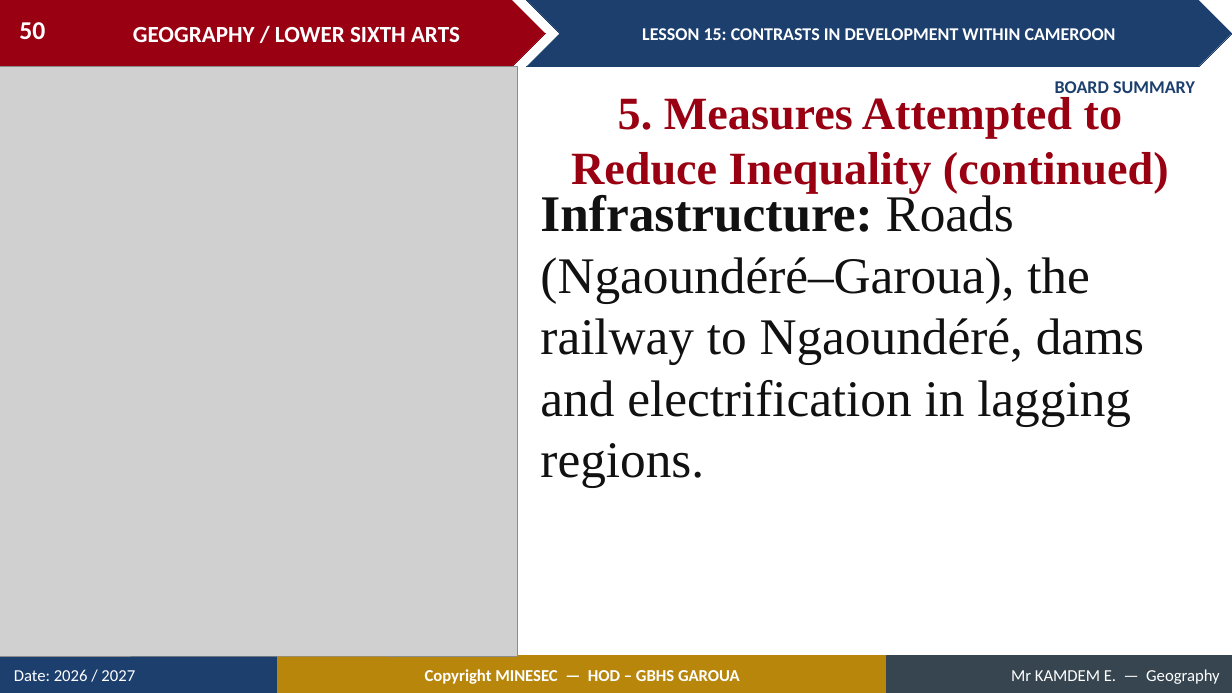
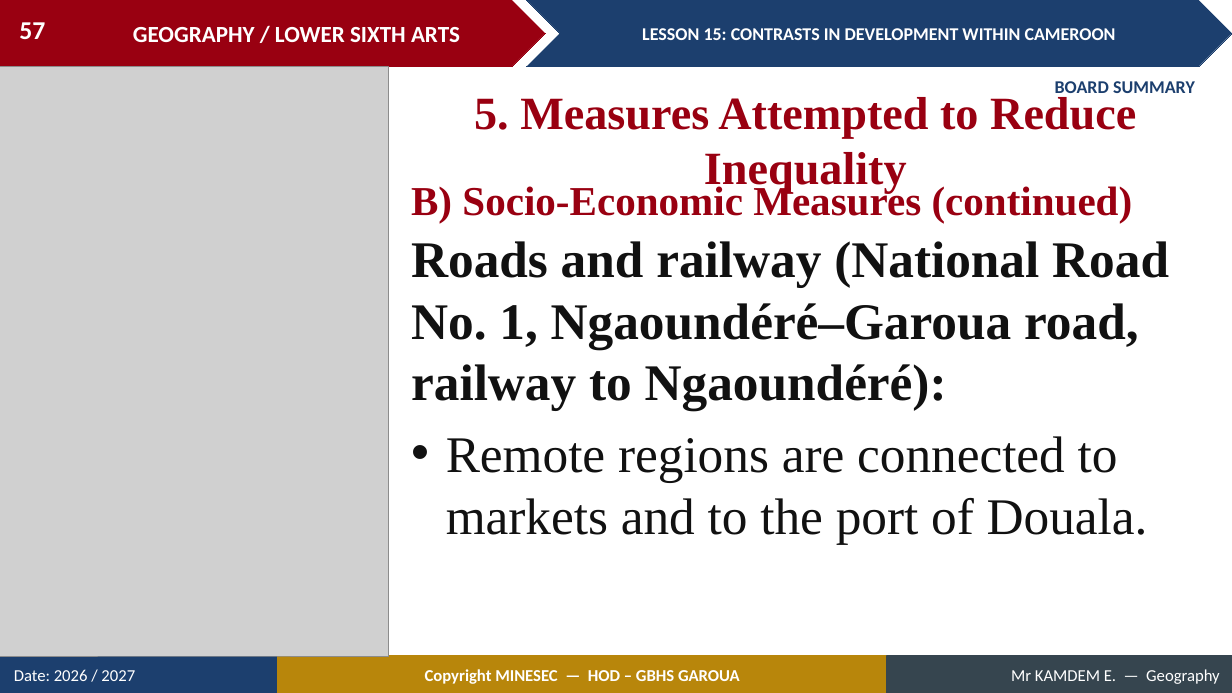
Before and after one commit to Berthautk/linea-github, a slide deck: slide 57 of lecons/LSA/Geography of Cameroon/15_LSA_CAM_L15_Contrasts_in_Development_within_Cameroon.pptx (slide 50 before the commit). Drawn at 1232x693 pixels with LibreOffice and Linux fonts; fonts in the diff are those of the drawing; grey boxes stand for pictures. Boxes give left, top, right and bottom in pixels: in the first picture for what was removed or moved away, otherwise in the second. Text is boxed around its words. In the diff, an @@ line names an element or a change of style, - is before the commit and + after.

```diff
--- a/lecons/LSA/Geography of Cameroon/15_LSA_CAM_L15_Contrasts_in_Development_within_Cameroon.pptx
+++ b/lecons/LSA/Geography of Cameroon/15_LSA_CAM_L15_Contrasts_in_Development_within_Cameroon.pptx
@@ page number at box(19, 22, 45, 39): text changed @@
-50
+57
@@ picture: place and size @@
-picture at box(0, 67, 518, 656)
+picture at box(0, 67, 388, 656)
@@ text at box(474, 97, 1136, 194): text changed @@
-5. Measures Attempted to Reduce Inequality (continued)
+5. Measures Attempted to Reduce Inequality
@@ text added at box(411, 182, 1133, 222), 32 pt, text #990011, bold @@
+B) Socio-Economic Measures (continued)
@@ text at box(411, 241, 1169, 545): text changed; bold on @@
-Infrastructure: Roads (Ngaoundéré–Garoua), the railway to Ngaoundéré, dams and electrification in lagging regions.
+Roads and railway (National Road No. 1, Ngaoundéré–Garoua road, railway to Ngaoundéré):
+• Remote regions are connected to markets and to the port of Douala.
```
Also in this commit, not shown: 3 other slides changed, 22 slides added, 1 slide removed, 2 other files.
